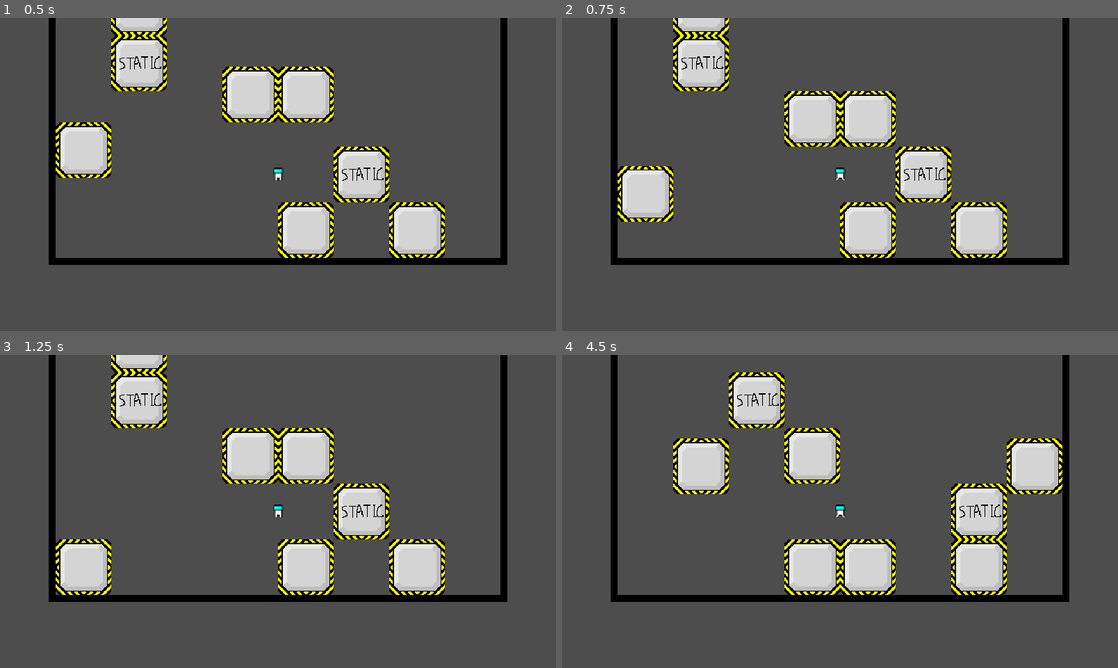
Above: before the commit, frames 1-4 (two rows, left to right).
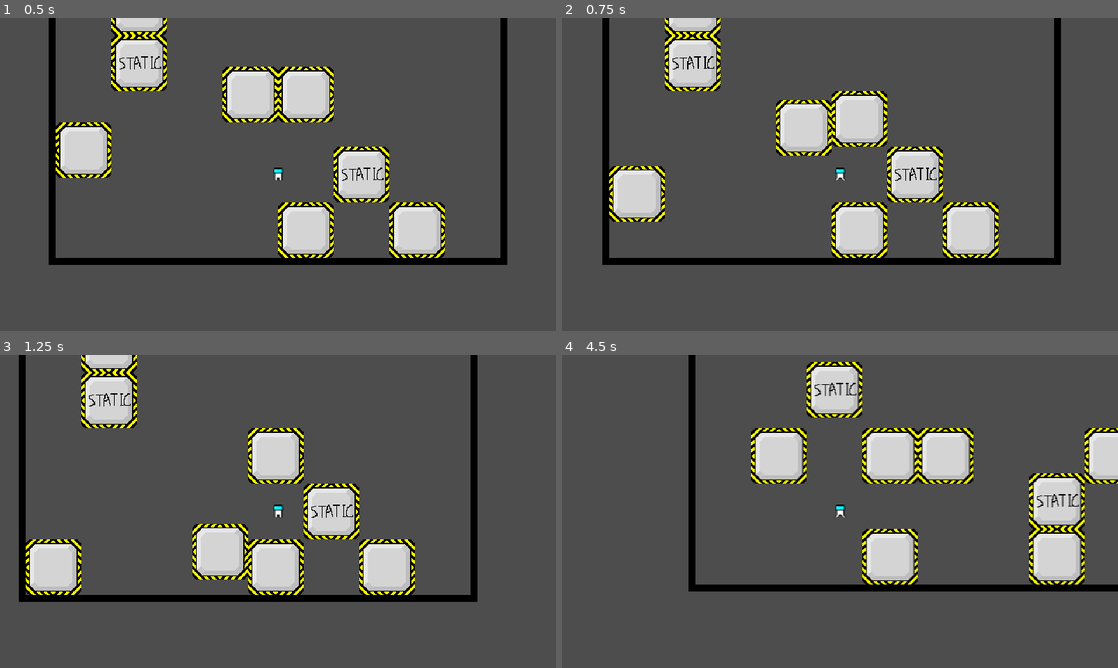
Above: after the commit, the same moments.

Repository: wojtekmal/escape-blocks
Game: Godot game, scene res://Levels/LevelTemplate.tscn
The game is run twice, just before and just after one commit, with the same random seed, the same clock (stepped at 60 frames per second) and the same inputs. The project has no main scene, so this scene is started directly.
Inputs:
- Up to frame 1 (0.5 s): no input
- Up to frame 2 (0.75 s): hold D (move_right) from 0.53 s (still down)
- Up to frame 3 (1.25 s): keep holding D (move_right); tap W (jump) at 0.77 s
- Up to frame 4 (4.5 s): release D (move_right) at 1.28 s; hold A (move_left) 1.28-2.03 s; tap W (jump) at 1.52, 3.02, 3.77 s; hold D (move_right) 2.03-2.78 s; hold Up (gravity_up) 2.78-3.53 s; hold A (move_left) from 3.53 s (still down)

Frame 1 is identical in both runs. In frame 2, 11% of the frame differs, in the area x 7-92%, y 0-79%; in frame 3, 20%; in frame 4, 29%, in the area x 8-100%, y 0-79%.

Commit message:
Added left-right movement, but it's buggy.

Diff:
--- a/engine/Levels/LevelTemplate.gd
+++ b/engine/Levels/LevelTemplate.gd
@@ -104,8 +104,43 @@
 	var delta_height = delta * fall_speed
 	var new_player_cord_y = int(player.position.y - top_wall + delta_height - 32 - 1) / 64 + 1
 	var size = $Player/StandingHitBox.shape.size
-	var player_left_column = int(player.position.x - size.x - left_wall) / 64
-	var player_right_column = int(player.position.x + size.x - left_wall) / 64
+
+	# First I move the player left/right.
+	var x_speed = 0
+
+	if Input.is_action_pressed("move_left"):
+		x_speed -= 50
+	if Input.is_action_pressed("move_right"):
+		x_speed += 50
+
+	# The furthest to the left that the player can go.
+	var min_left = left_wall + (size.x / 2)
+	var max_right = -left_wall - (size.x / 2)
+	var player_left_column = int(player.position.x - (size.x / 2) - left_wall) / 64
+	var player_right_column = int(player.position.x + (size.x / 2) - left_wall - 1) / 64
+
+	for entity in moving_entities:
+		if entity.get_real_class() == "Player":
+			continue
+		var to_the_left_or_right = entity.board_cords.y != player_left_column and entity.board_cords.y != player_right_column
+
+		if abs(entity.position.y - player.position.y) < 64 and to_the_left_or_right:
+			if entity.position.x < player.position.x:
+				min_left = max(min_left, entity.position.x + 32 + (size.x / 2))
+			else:
+				max_right = min(max_right, entity.position.x - 32 - (size.x / 2))
+
+	var delta_x = delta * x_speed
+
+	if player.position.x + delta_x < min_left:
+		player.position.x = min_left
+	elif player.position.x + delta_x >= max_right:
+		player.position.x = max_right
+	else:
+		player.position.x += delta_x
+
+	player_left_column = int(player.position.x - (size.x / 2) - left_wall) / 64
+	player_right_column = int(player.position.x + (size.x / 2) - left_wall - 1) / 64
 	var max_height_1 = column_top_still_blocks[player_left_column] - 1
 	var max_height_2 = column_top_still_blocks[player_right_column] - 1
 	var max_height = min(max_height_1, max_height_2)
